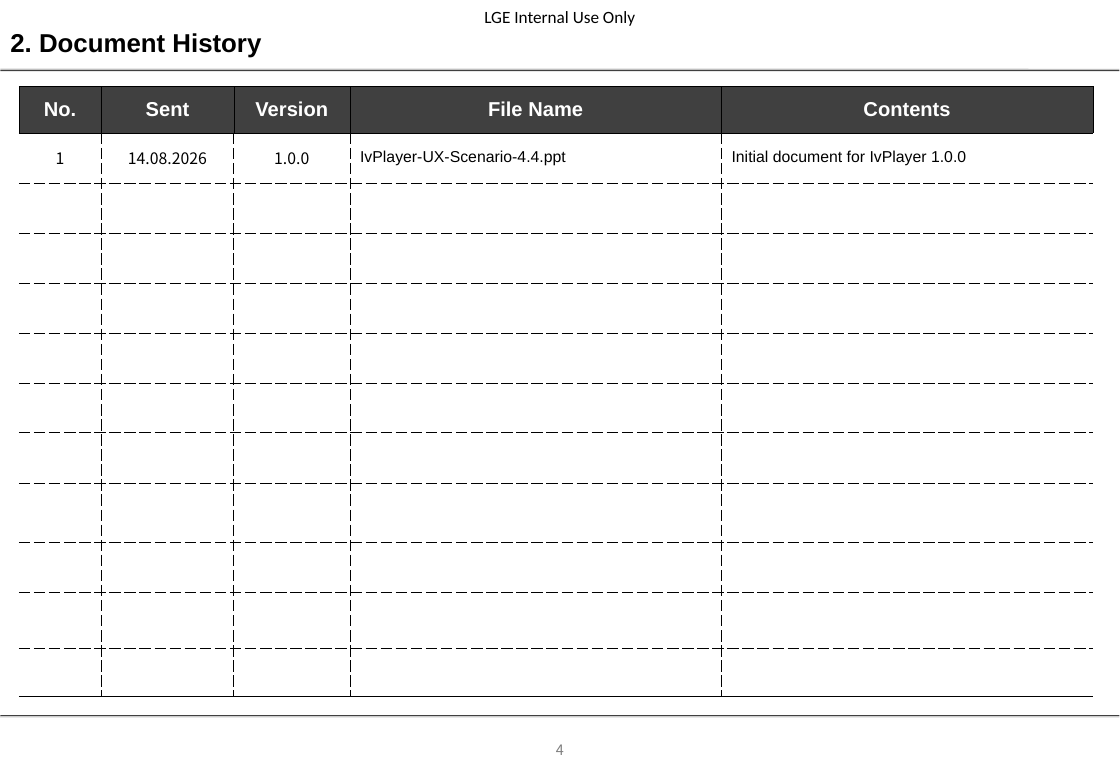
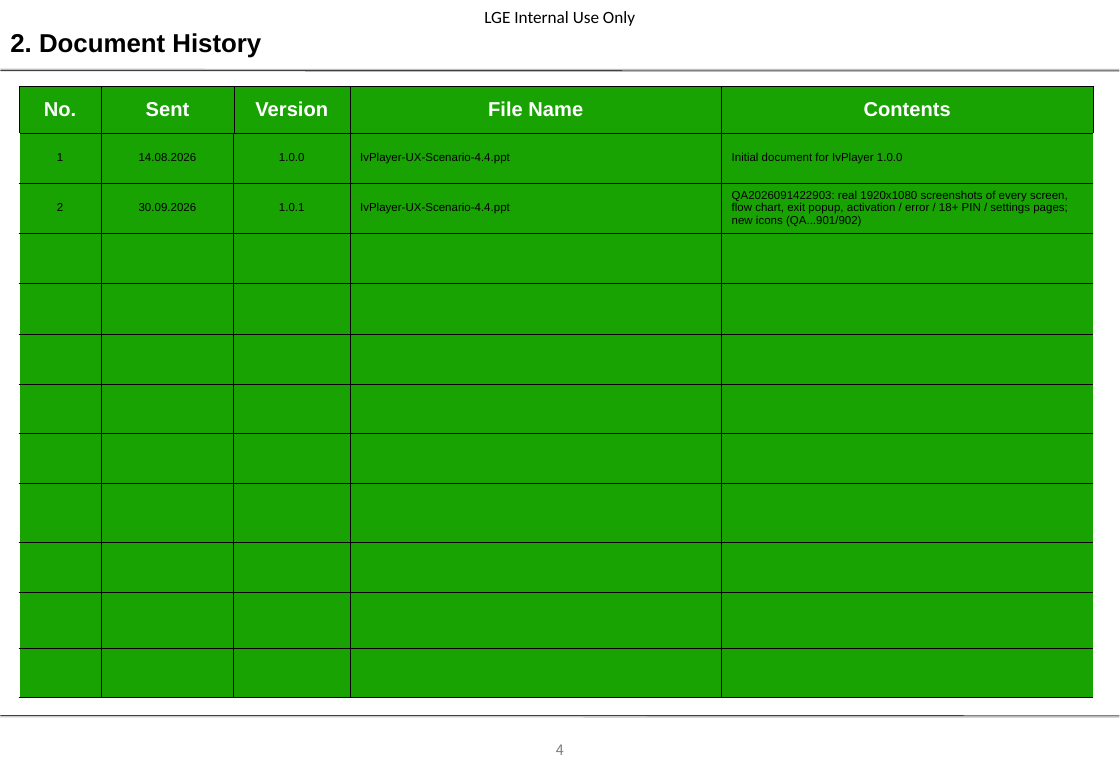
Before and after one commit to zhenon10/StreamBox, a slide deck: slide 4 of docs/lg-content-store/IvPlayer-UX-Scenario-4.4.ppt. Drawn at 1120x775 pixels with LibreOffice and Linux fonts; fonts in the diff are those of the drawing; background and template pictures are left out. Boxes give left, top, right and bottom in pixels: in the first picture for what was removed or moved away, otherwise in the second. Text is boxed around its words. In the diff, an @@ line names an element or a change of style, - is before the commit and + after.

```diff
--- a/docs/lg-content-store/IvPlayer-UX-Scenario-4.4.ppt
+++ b/docs/lg-content-store/IvPlayer-UX-Scenario-4.4.ppt
@@ table at [19,87,1092,697] @@
+row 3: 2 | 30.09.2026 | 1.0.1 | IvPlayer-UX-Scenario-4.4.ppt | QA2026091422903: real 1920x1080 screenshots of every screen, flow chart, exit popup, activation / error / 18+ PIN / settings pages; new icons (QA...901/902)
-row 12:  |  |  |  | 
@@ fill #404040 to #18A303 in row 1 @@
@@ fill #FFFFFF to #18A303 in 55 cells @@
@@ size 11 to 8 pt in "1", "14.08.2026", "1.0.0", "IvPlayer-UX-Scenario-4.4.ppt" and 1 more places @@
@@ font Noto Sans CJK KR to Arial in "1", "14.08.2026", "1.0.0" @@
@@ borders changed @@
```
Also in this commit, not shown: 11 other slides changed, 13 slides added, 3 slides removed.
